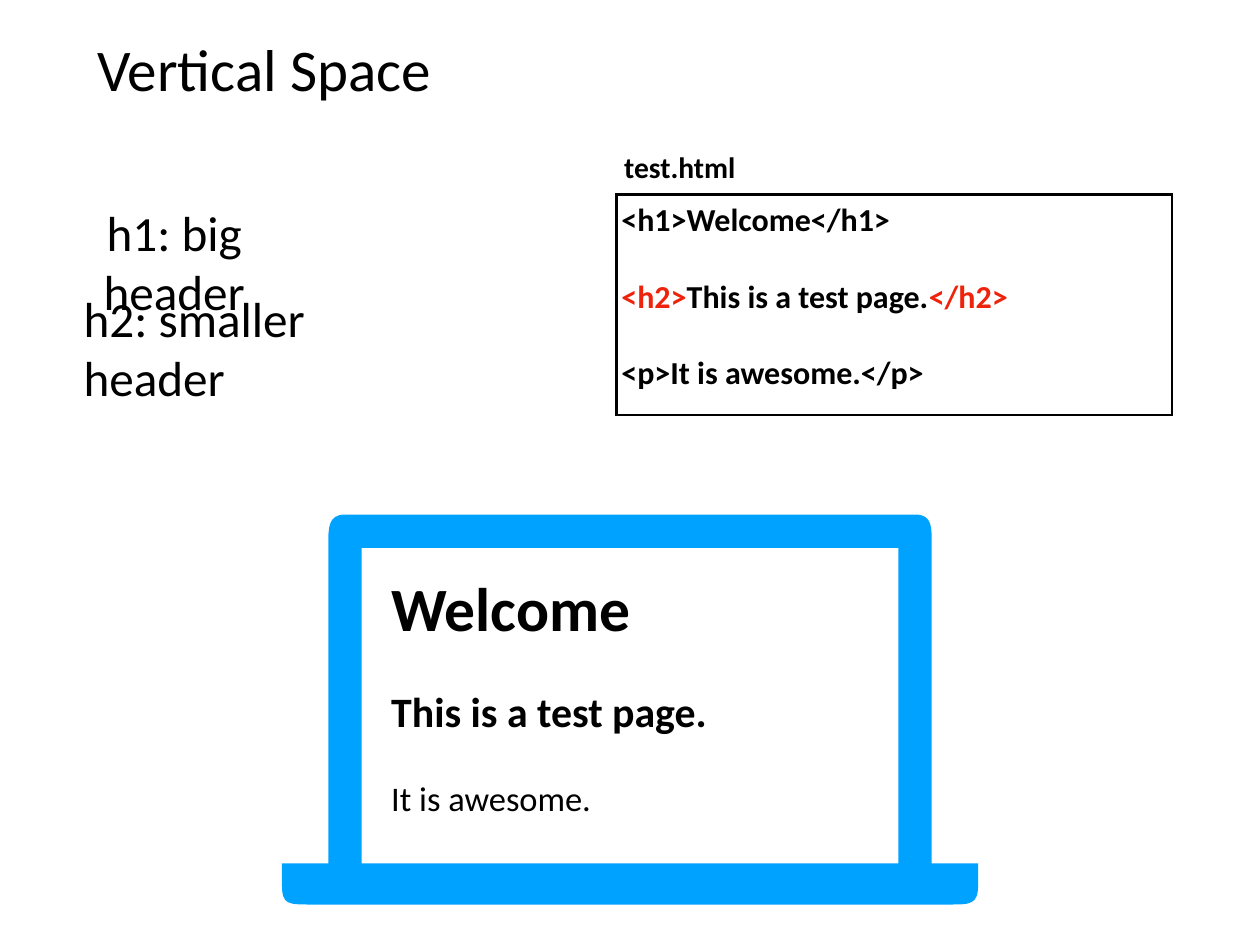
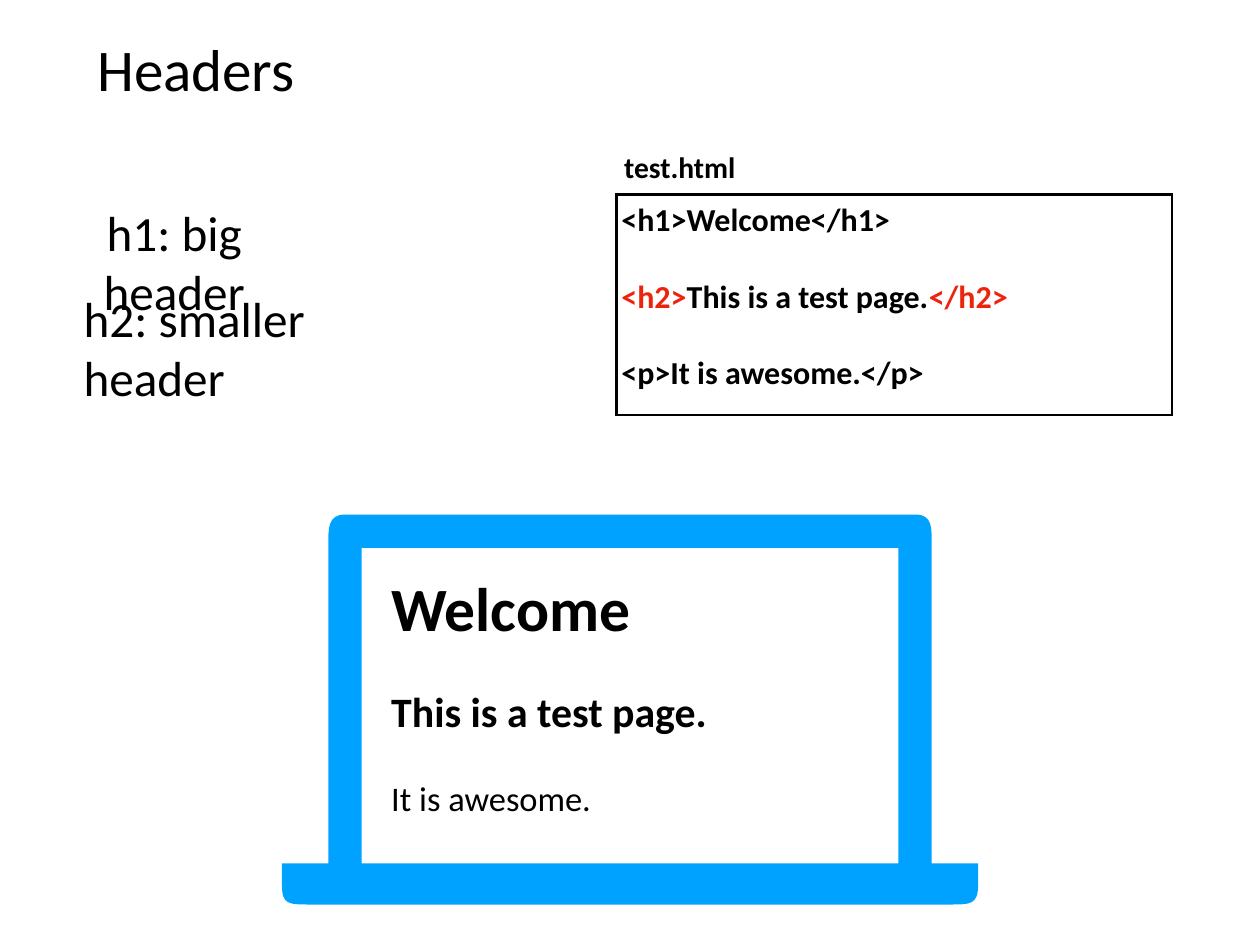
Before and after one commit to tylerharter/caraza-harter-com, a slide deck: slide 31 of tyler/meena/cs220/s21/materials/lec_32_S21.pptx (slide 25 before the commit). Drawn at 1260x945 pixels with LibreOffice and Linux fonts; fonts in the diff are those of the drawing. Boxes give left, top, right and bottom in pixels: in the first picture for what was removed or moved away, otherwise in the second. Text is boxed around its words. In the diff, an @@ line names an element or a change of style, - is before the commit and + after.

```diff
--- a/tyler/meena/cs220/s21/materials/lec_32_S21.pptx
+++ b/tyler/meena/cs220/s21/materials/lec_32_S21.pptx
@@ title at <box>97,50,294,92</box>: text changed @@
-Vertical Space
+Headers
```
Also in this commit, not shown: 1 other slide changed.
